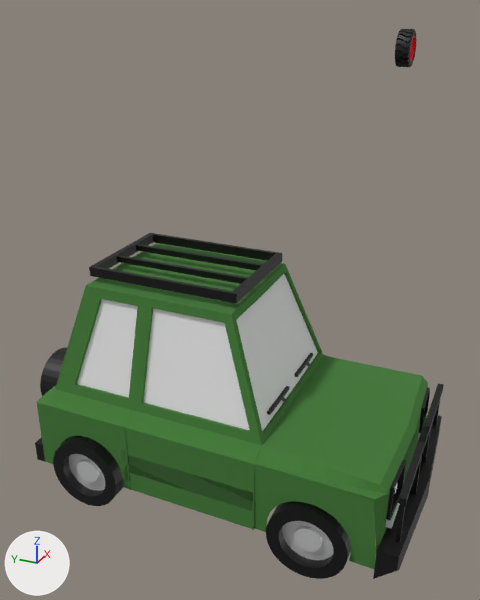
Before and after pictures for a commit that changed the glTF model public/assets/model/jeep.glb.
The view is the same before and after, from a 50 mm camera at (-1.213, -0.675, 0.947) aimed at (0.411, 0.056, 0.135). Lighting does not change. The marker at lower left points along +X, +Y and +Z. Where no turn or scale is listed for an object, it has been applied to the vertices.
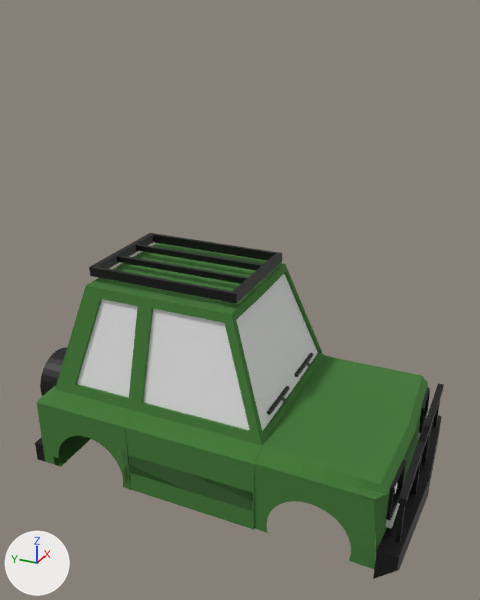
What differs and where, as boxes [x1, y1, x2, y2] in the pictures (480 x 600 px):
'Cylinder.005', deleted (black)
    before: [266, 501, 351, 579]
'Cylinder.010', deleted (black)
    before: [53, 436, 123, 506]
'Cylinder.009', deleted
    before: [282, 521, 334, 560]
'Cylinder.011', deleted
    before: [69, 454, 105, 491]
'plastic', deleted (black)
    before: [395, 29, 416, 67]
    faces in mat_black (black #0d0d0d): [395, 29, 416, 67]

The change in detail:
Object 'plastic' (ob_plastic) is deleted.
Object 'Cylinder.005' (ob_cylinder_005) is deleted.
Object 'Cylinder.009' (ob_cylinder_009) is deleted.
Object 'Cylinder.010' (ob_cylinder_010) is deleted.
Object 'Cylinder.011' (ob_cylinder_011) is deleted.
